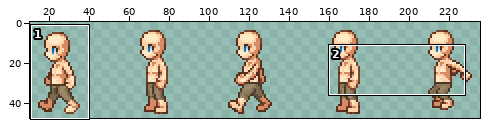
Edited in one commit: sprite sheet (assets/sprites/spritesheet_human.png). The picture above shows the old version from afar; the outline marks the close-up.
Close-up. As it was:
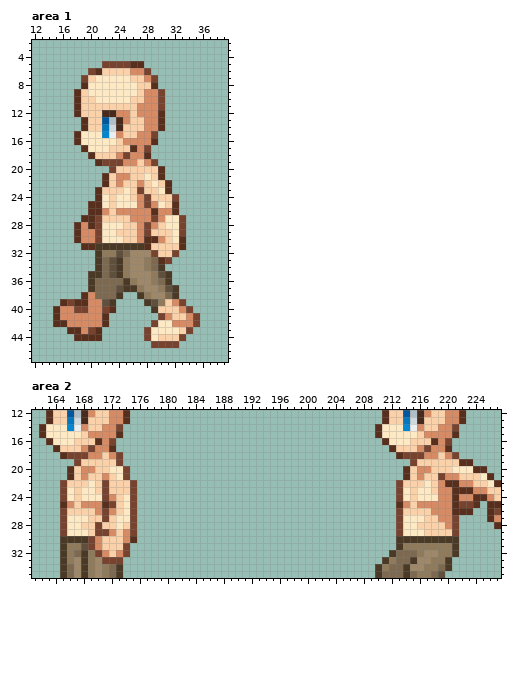
The file is 240x48 pixels. Pixels under 10% opacity are left out. Colours within 5 levels of each other are drawn and written as one. Shown: area 1: x 12..39, y 2..47; area 2: x 161..227, y 12..35. The wide view leaves out empty margins. The commit also changed other parts of the picture, which this record leaves out.
After the commit:
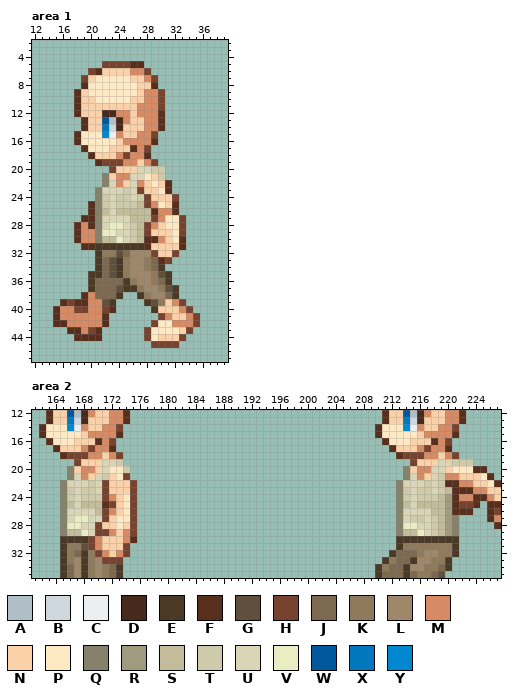
Palette (. is transparent): A #b0bec5  B #cfd8dc  C #eceff1  D #482a1d  E #4a3925  F #582e1d  G #5f503d  H #77432e  J #7c6950  K #8f7a5c  L #9f8869  M #d78b64  N #fad1a9  P #fee9c5  Q #86816a  R #a09a7f  S #c3bc9b  T #cfcaa9  U #dad5b6  V #eaedc4  W #01579b  X #0177bd  Y #0187d0
Diff:
{"where": "area 1"}
{"y":20,"x":27,"old":"NNNF","new":"UUTT"}
{"y":21,"x":22,"old":"F","new":"Q"}
{"y":21,"x":26,"old":"NN","new":"UU"}
{"y":21,"x":30,"old":"F","new":"T"}
{"y":22,"x":22,"old":"FN","new":"QU"}
{"y":22,"x":26,"old":"N","new":"U"}
{"y":23,"x":21,"old":"FNNNPN","new":"QUUUTU"}
{"y":24,"x":21,"old":"FPNPPNM","new":"QTUTTUT"}
{"y":25,"x":21,"old":"FPNPPPM","new":"QTUTTTS"}
{"y":26,"x":21,"old":"FMNMMMMM","new":"QSUSSSSS"}
{"y":27,"x":21,"old":"HNNNNMMM","new":"QUUUUSSS"}
{"y":28,"x":21,"old":"HPPPNNM","new":"QUVVUTS"}
{"y":29,"x":21,"old":"HPPNNNM","new":"QVVUUTS"}
{"y":30,"x":21,"old":"HPPPNNM","new":"QSSVUTS"}
{"where": "area 2"}
{"y":19,"x":171,"old":"NNH","new":"UUT"}
{"y":19,"x":219,"old":"NNNFF","new":"UUTTT"}
{"y":20,"x":166,"old":"F","new":"Q"}
{"y":20,"x":171,"old":"N","new":"U"}
{"y":20,"x":174,"old":"H","new":"T"}
{"y":20,"x":214,"old":"F","new":"Q"}
{"y":20,"x":218,"old":"NN","new":"UU"}
{"y":21,"x":166,"old":"FN","new":"QU"}
{"y":21,"x":170,"old":"NM","new":"UT"}
{"y":21,"x":214,"old":"FN","new":"QU"}
{"y":21,"x":218,"old":"NH","new":"UT"}
{"y":22,"x":165,"old":"HNNNPN","new":"QUUUTU"}
{"y":22,"x":213,"old":"HNNNPNM","new":"QUUUTUT"}
{"y":23,"x":165,"old":"HPNPPN","new":"QTUTTU"}
{"y":23,"x":213,"old":"HPNPPNMM","new":"QTUTTUTS"}
{"y":24,"x":165,"old":"HPNPPP","new":"QTUTTT"}
{"y":24,"x":213,"old":"HPNPPPMM","new":"QTUTTTSR"}
{"y":25,"x":165,"old":"FMNMMM","new":"QSUSSS"}
{"y":25,"x":213,"old":"FMNMMMMM","new":"QSUSSSSR"}
{"y":26,"x":165,"old":"HNNNNM","new":"QUUUUS"}
{"y":26,"x":213,"old":"HNNNNMMM","new":"QUUUUSSR"}
{"y":27,"x":165,"old":"HPPPNN","new":"QUVVUU"}
{"y":27,"x":213,"old":"HPPPNNMMH","new":"QUTTUTSRQ"}
{"y":28,"x":165,"old":"HPPNN","new":"QVVUU"}
{"y":28,"x":213,"old":"HPPNNNNMH","new":"QVVUUTSRQ"}
{"y":29,"x":165,"old":"HPPPN","new":"QSSVU"}
{"y":29,"x":213,"old":"HPPPNNNNH","new":"QSSVUTSRQ"}
{"label":"changed","picture_box":[95,166,165,243]}
{"label":"changed","picture_box":[60,459,130,536]}
{"label":"changed","picture_box":[396,459,473,536]}
